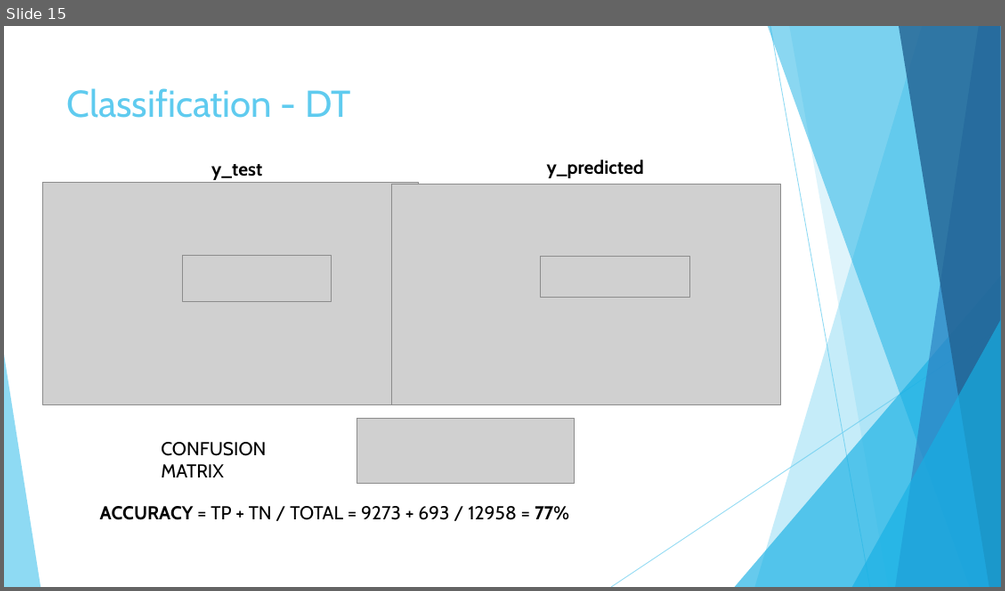
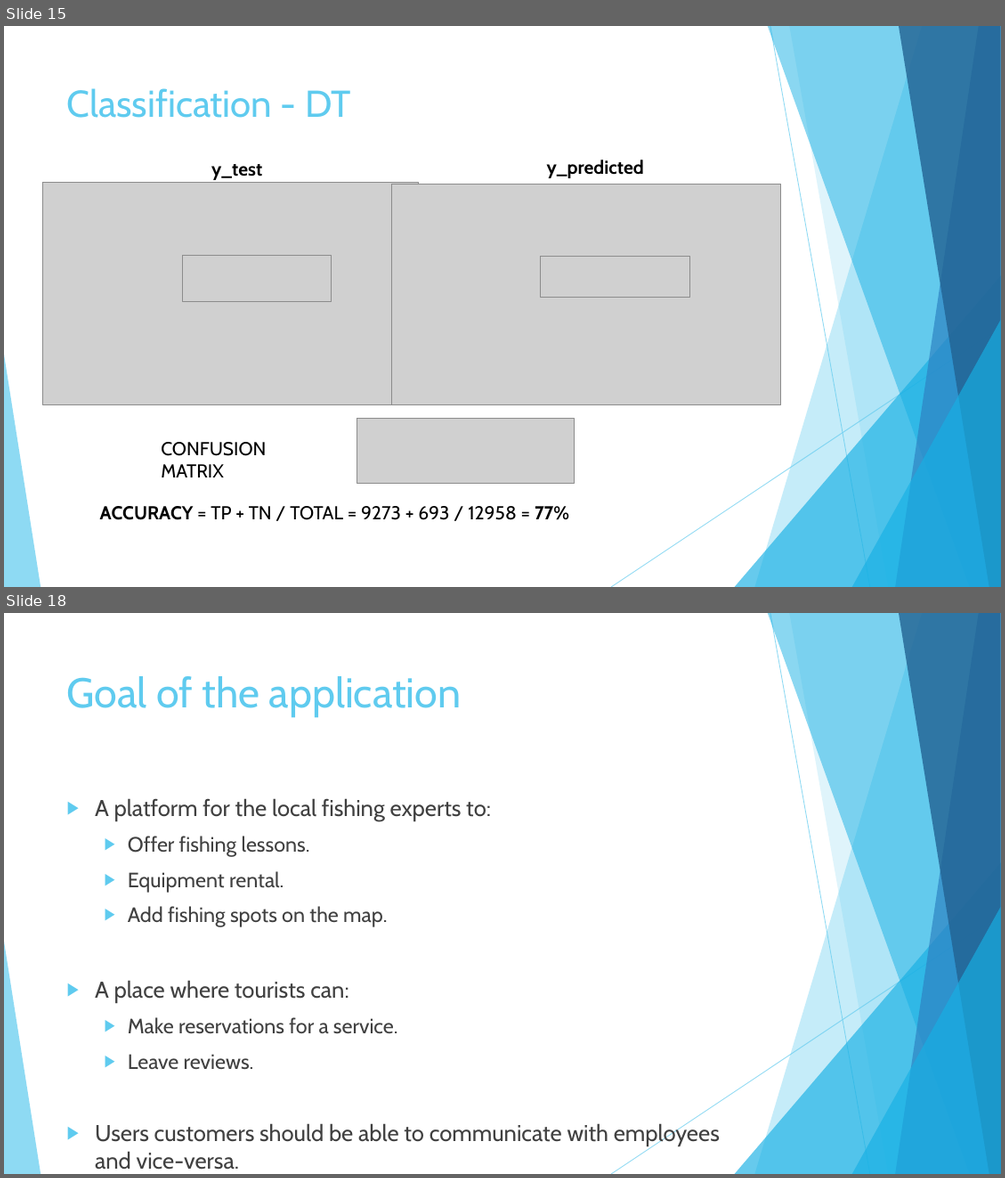
Before and after one commit to Riccardo95Facchini/DIL-2019, a slide deck: Presentation.pptx. Shown one above the other, each under a label of ours: slide 15 before the commit, slides 15 and 18 after it; the slides between them are not shown. The pictures are 1005x591 and 1005x1178 pixels, drawn with LibreOffice and Linux fonts; fonts in the diff are those of the drawing; grey boxes stand for pictures. Boxes give left, top, right and bottom in pixels: in the first picture for what was removed or moved away, otherwise in the second. Text is boxed around its words. In the diff, an @@ line names an element or a change of style, - is before the commit and + after.

```diff
--- a/Presentation.pptx
+++ b/Presentation.pptx
@@ slide 18 added at [4,613,1001,1174], background #FFFFFF; not listed: 10 template elements that a slide beside it also shows @@
@@ title added at [67,676,461,718], 40 pt, text #5FCBEF @@
+Goal of the application
@@ text added at [95,798,720,1169], 22 pt, text #404040 @@
+▶ A platform for the local fishing experts to:
+  ▶ Offer fishing lessons.
+  ▶ Equipment rental.
+  ▶ Add fishing spots on the map.
+▶ A place where tourists can:
+  ▶ Make reservations for a service.
+  ▶ Leave reviews.
+▶ Users customers should be able to communicate with employees and vice-versa.
```
Also in this commit, not shown: 3 other slides added.
